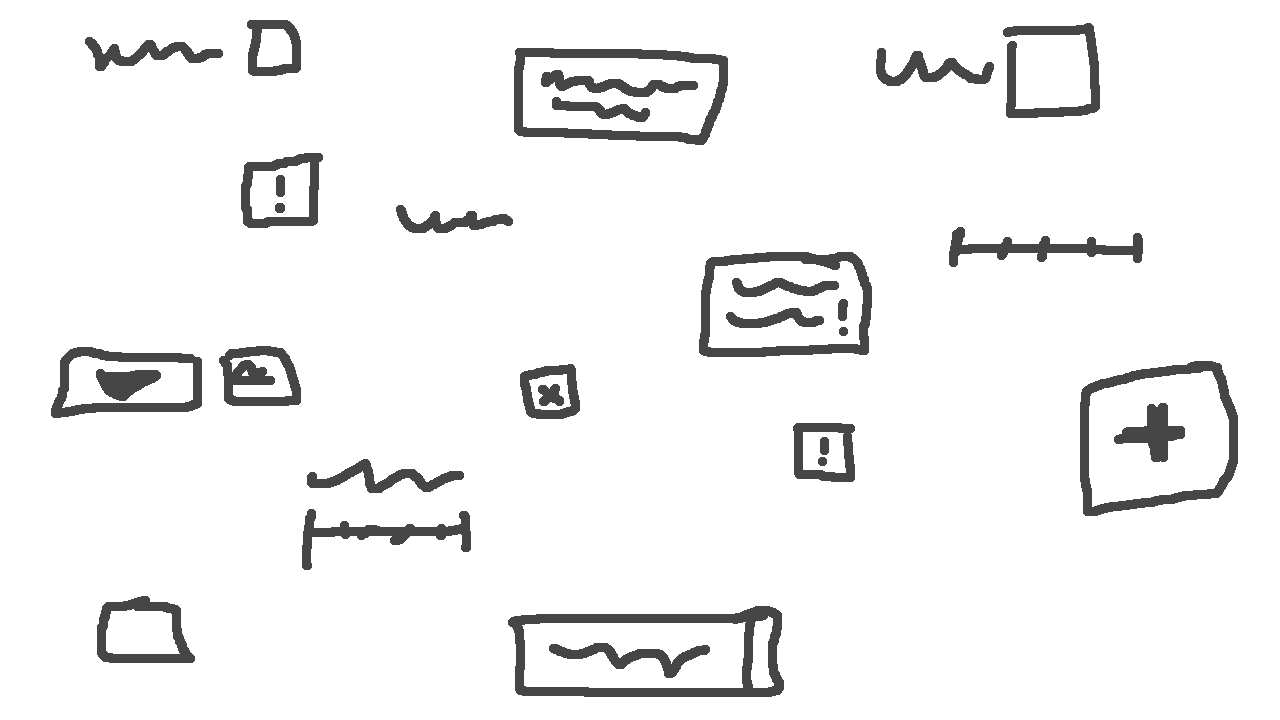
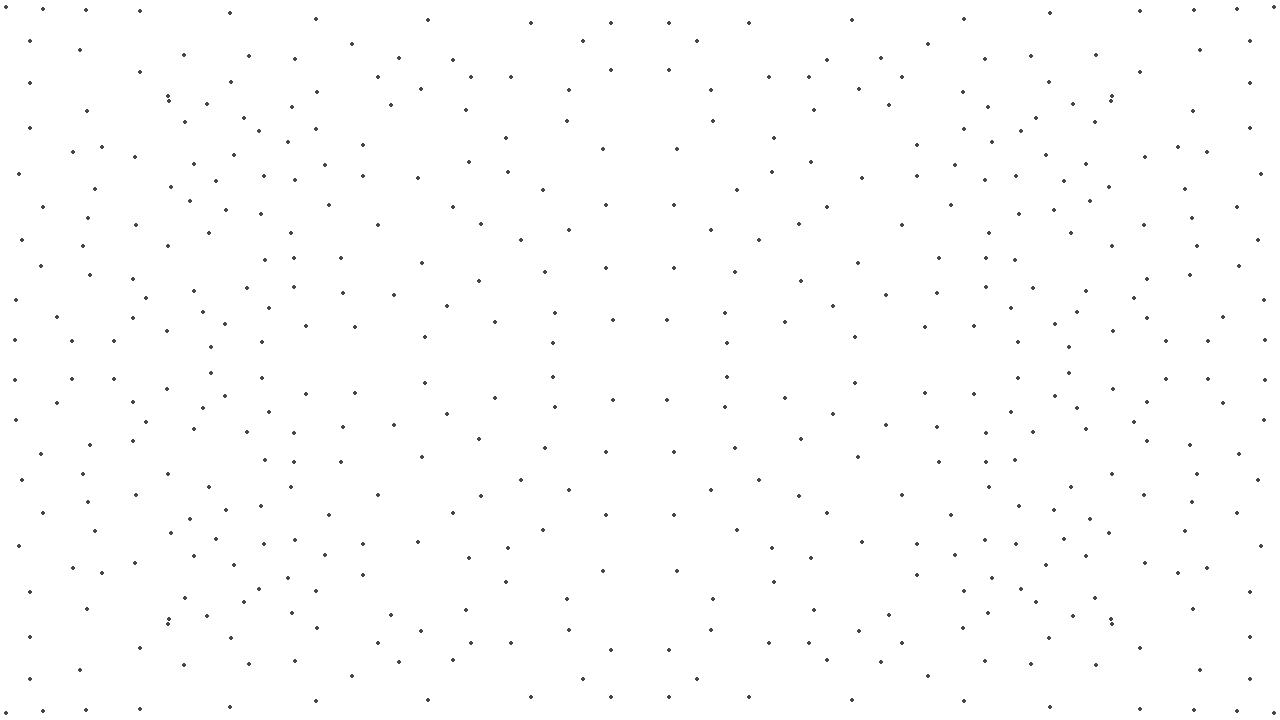
Before/after of a 1280x720 layered artwork. What changed in the layer stack:
renamed "Paint Layer 1" to "LARGE", hid it over (4, 5, 1276, 703)
added layer "Paint Layer 1" above "Background Fill" over (4, 5, 1276, 715)
